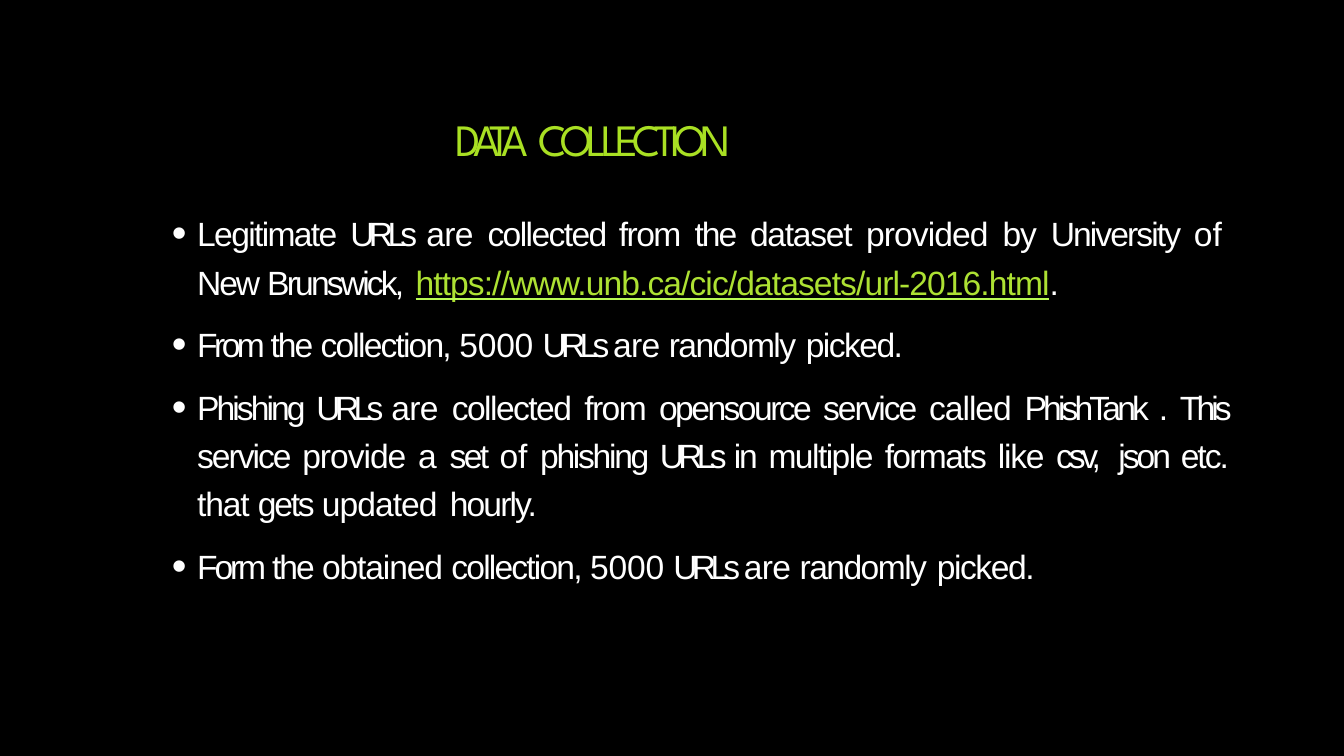
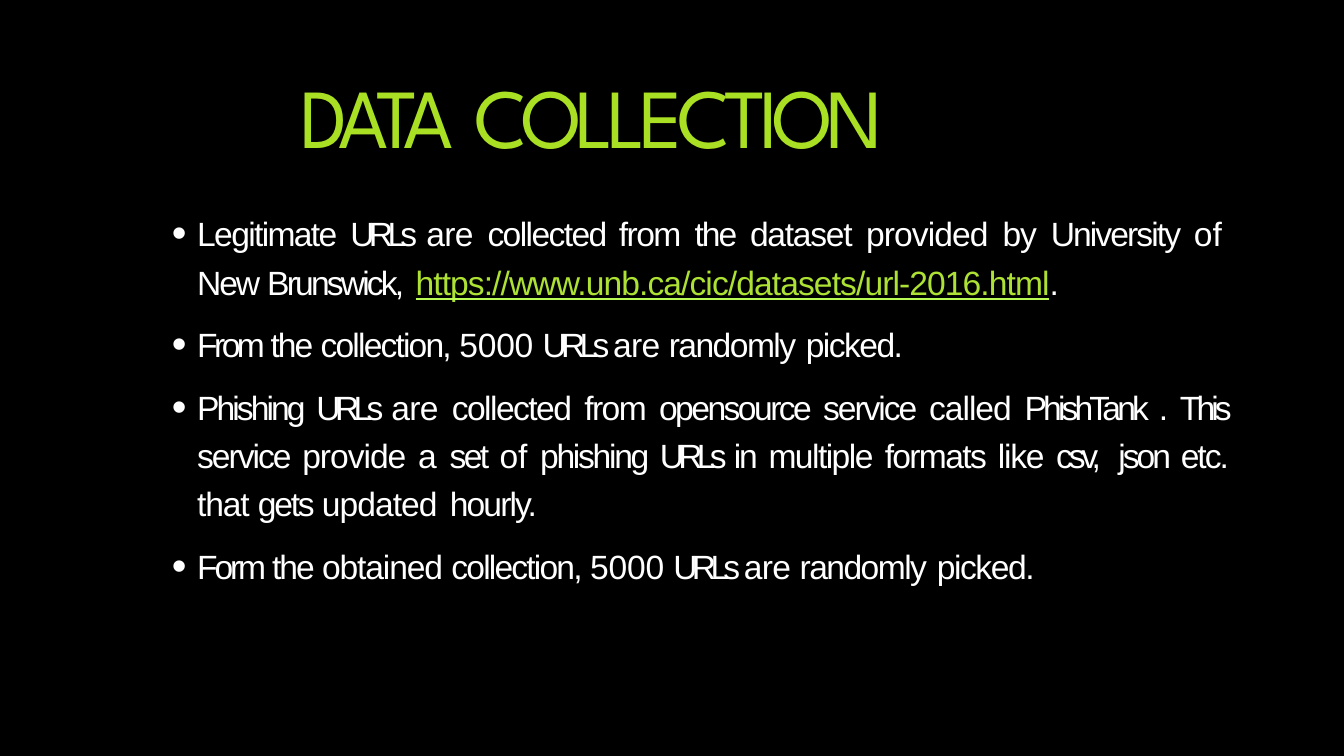
Before and after one commit to OvaizAli/Phishing-Website-Detection-by-Machine-Learning-Techniques, a slide deck: slide 5 of Phishing Website Detection by Machine Learning Techniques.pptx. Drawn at 1344x756 pixels with LibreOffice and Linux fonts; fonts in the diff are those of the drawing; background and template pictures are left out. Boxes give left, top, right and bottom in pixels: in the first picture for what was removed or moved away, otherwise in the second. Text is boxed around its words. In the diff, an @@ line names an element or a change of style, - is before the commit and + after.

```diff
--- a/Phishing Website Detection by Machine Learning Techniques.pptx
+++ b/Phishing Website Detection by Machine Learning Techniques.pptx
@@ title "DATA COLLECTION": place and size @@
-title "DATA COLLECTION" at bbox=[456, 126, 731, 157]
+title "DATA COLLECTION" at bbox=[300, 91, 883, 149]
@@ title "DATA COLLECTION" at bbox=[300, 91, 883, 149]: size 32 to 60 pt @@
```
Also in this commit, not shown: 11 other slides changed.
